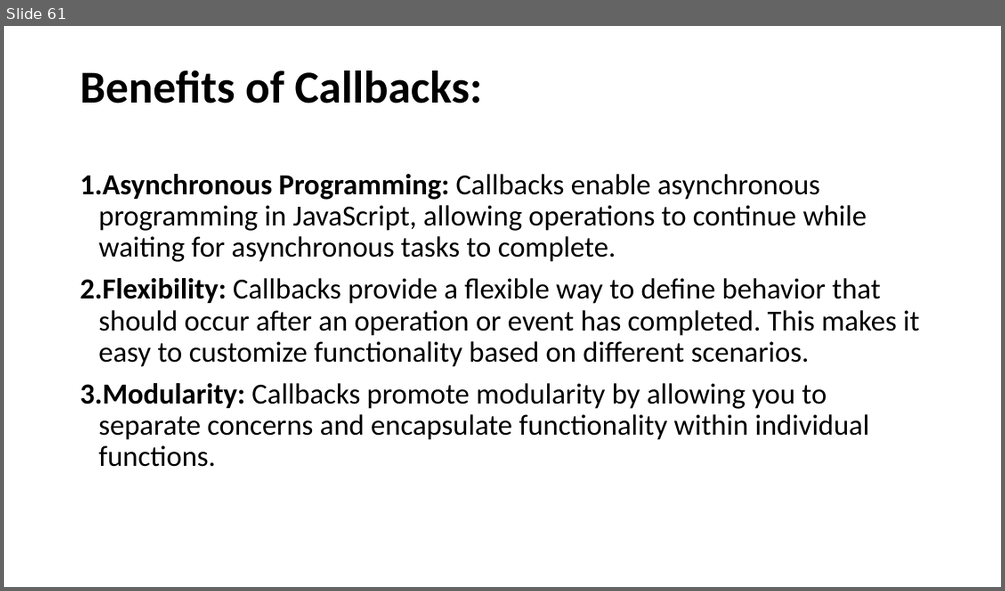
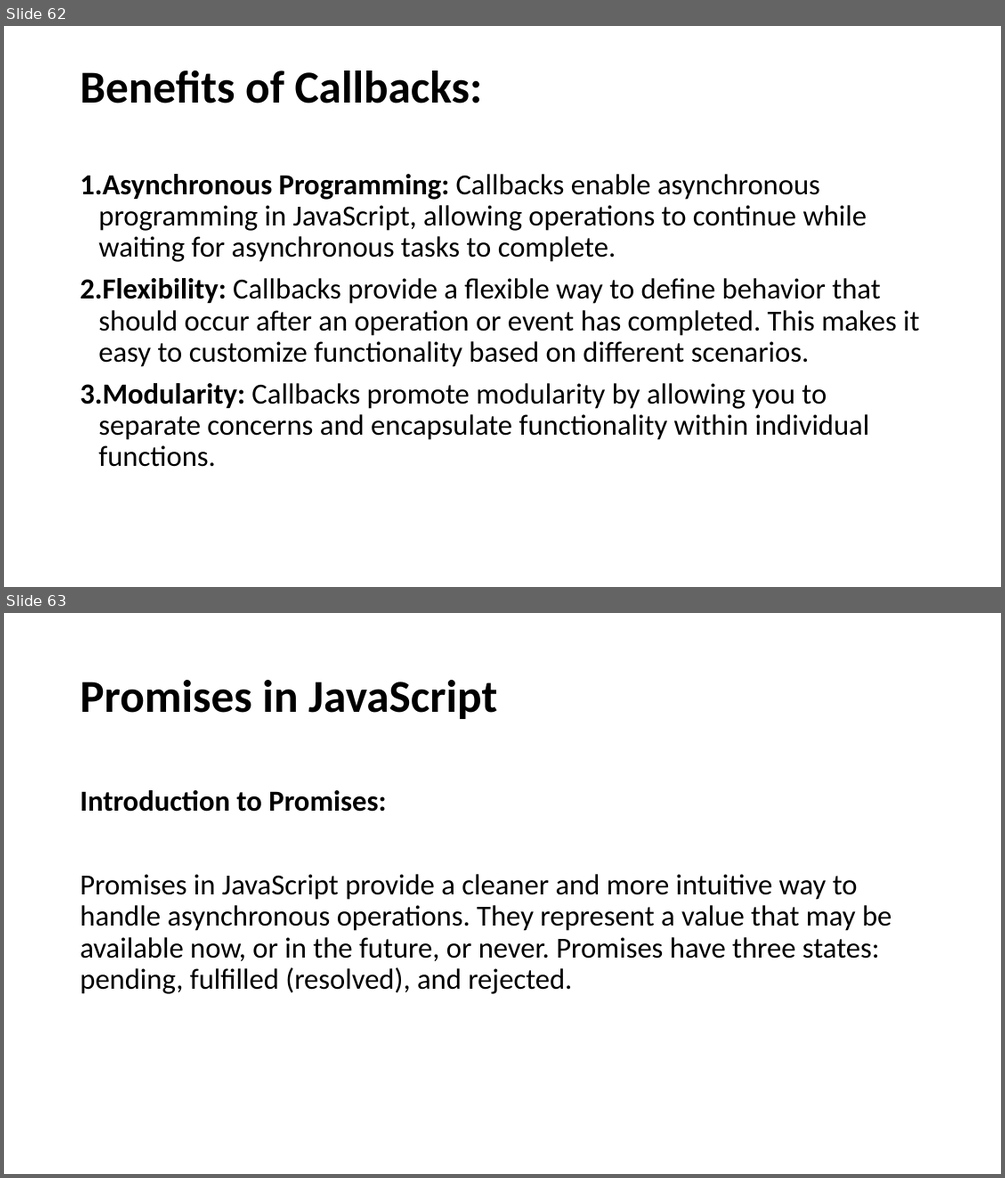
Before and after one commit to SethLK/JavaScript-Wizard-Course-for-Beginners, a slide deck: JavaScript Master Course for Beginners.pptx. Shown one above the other, each under a label of ours: slide 61 before the commit, slides 62 and 63 after it. The pictures are 1005x591 and 1005x1178 pixels, drawn with LibreOffice and Linux fonts; fonts in the diff are those of the drawing. Boxes give left, top, right and bottom in pixels: in the first picture for what was removed or moved away, otherwise in the second. Text is boxed around its words. In the diff, an @@ line names an element or a change of style, - is before the commit and + after.

```diff
--- a/JavaScript Master Course for Beginners.pptx
+++ b/JavaScript Master Course for Beginners.pptx
@@ slide 63 added at <box>4,613,1001,1174</box>, background #FFFFFF @@
@@ title added at <box>80,680,497,719</box>, 44 pt, text #000000, bold @@
+Promises in JavaScript
@@ text added at <box>80,790,891,994</box>, 28 pt, text #000000 @@
+Introduction to Promises:
+Promises in JavaScript provide a cleaner and more intuitive way to handle asynchronous operations. They represent a value that may be available now, or in the future, or never. Promises have three states: pending, fulfilled (resolved), and rejected.
@@ what was slide 61 is now slide 62 @@
```
Also in this commit, not shown: 9 slides changed, 14 other slides added.
